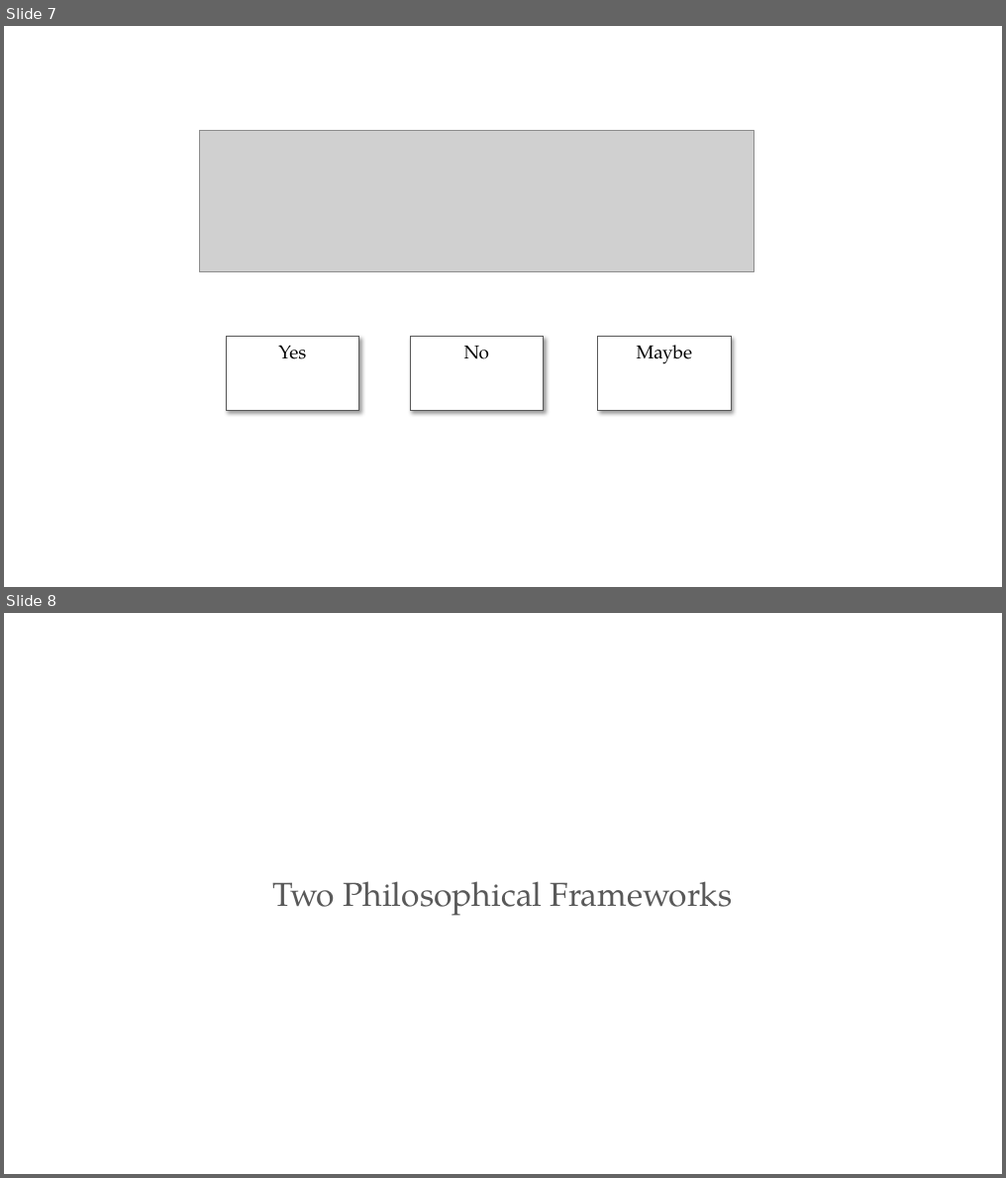
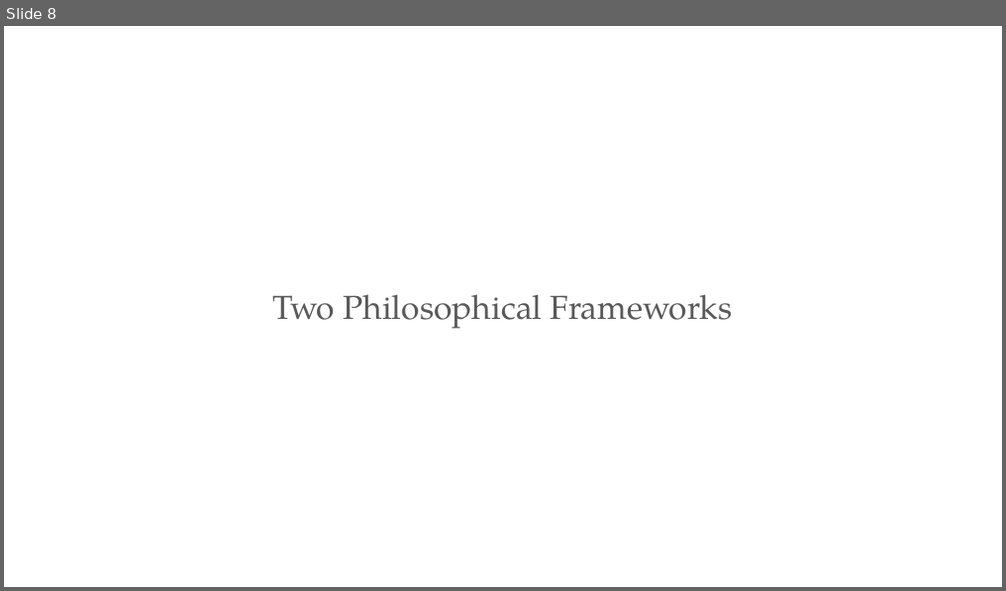
Before and after one commit to PracticumAI/ethics, a slide deck: presentations/01_ethics.pptx. Shown one above the other, each under a label of ours: slides 7 and 8 before the commit, slide 8 after it. The pictures are 1006x1178 and 1006x591 pixels, drawn with LibreOffice and Linux fonts; fonts in the diff are those of the drawing; grey boxes stand for pictures. Boxes give left, top, right and bottom in pixels: in the first picture for what was removed or moved away, otherwise in the second. Text is boxed around its words. In the diff, an @@ line names an element or a change of style, - is before the commit and + after.

```diff
--- a/presentations/01_ethics.pptx
+++ b/presentations/01_ethics.pptx
@@ slide 7 removed at <box>4,26,1002,587</box>, background #FFFFFF @@
@@ picture removed at <box>199,130,754,273</box> @@
@@ rectangle removed at <box>227,337,359,411</box> @@
-Yes
@@ rectangle removed at <box>410,337,543,411</box> @@
-No
@@ rectangle removed at <box>598,337,731,411</box> @@
-Maybe
```
Also in this commit, not shown: 1 slide changed, 2 slides added, 1 other slide removed.
